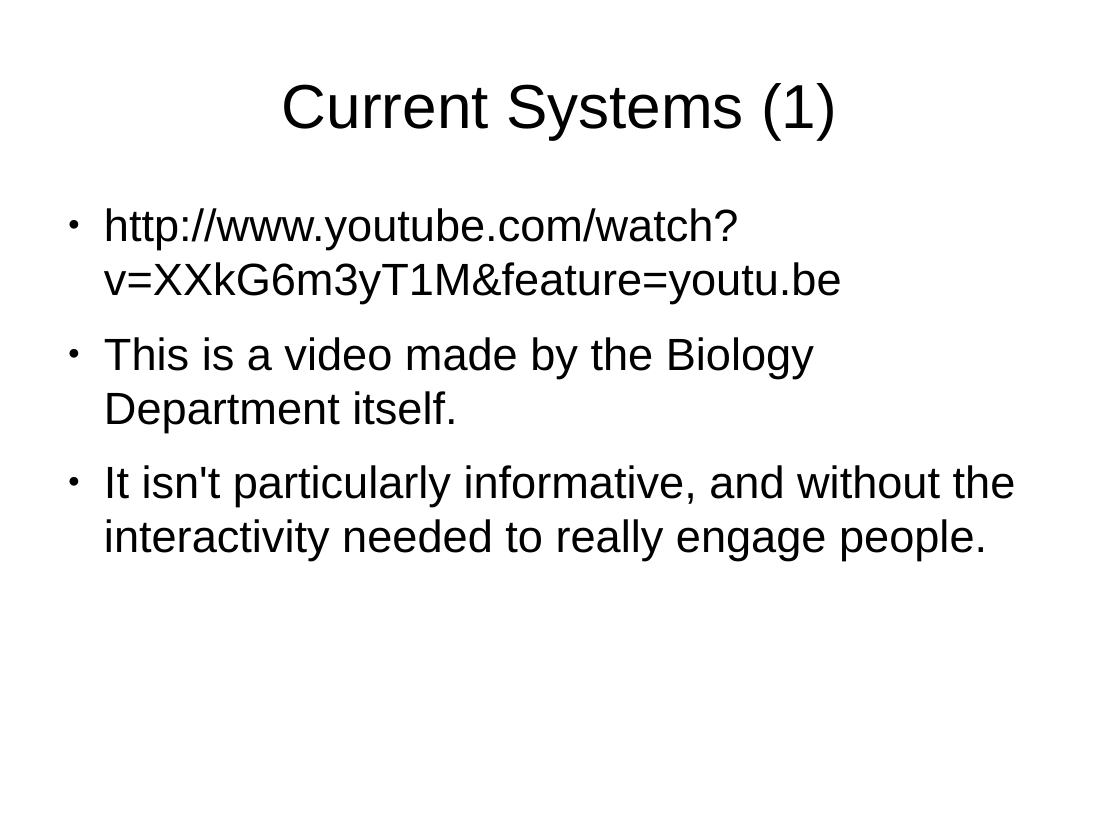
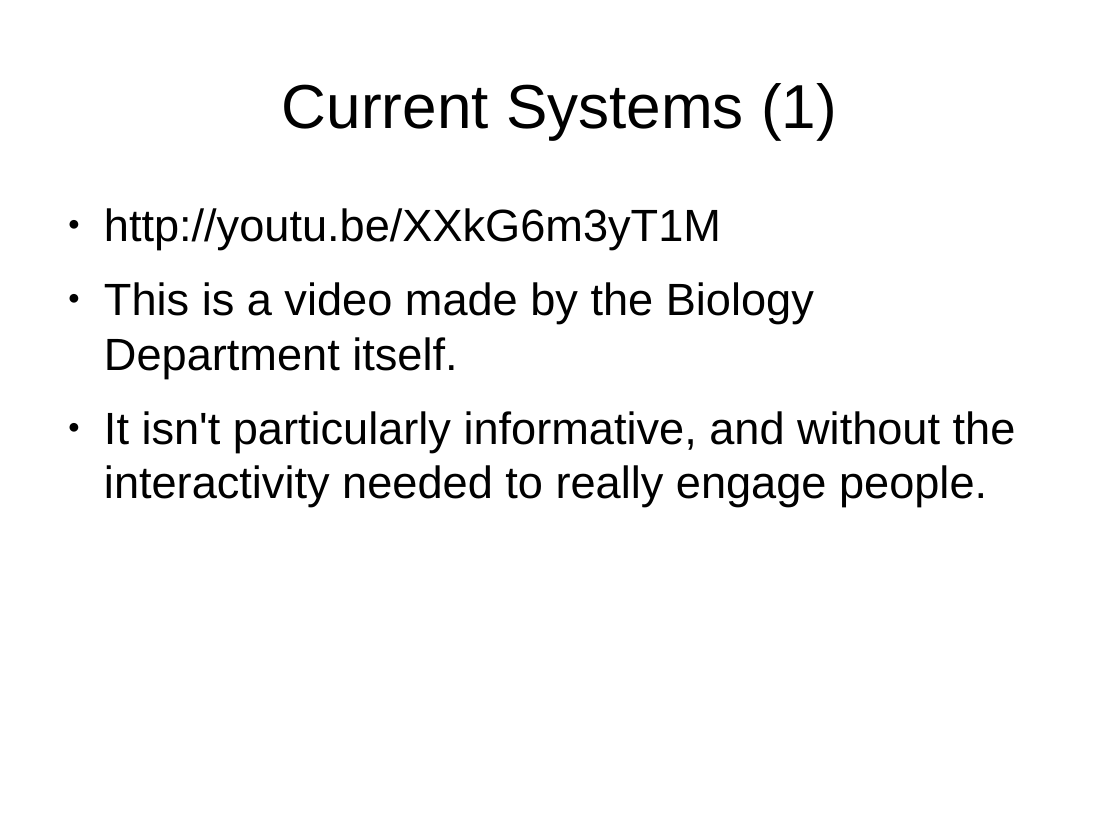
Before and after one commit to Dan-McElroy/Team-Project--Q, a slide deck: slide 9 of docs/progressPresentation/draft.odp (slide 8 before the commit). Drawn at 1120x840 pixels with LibreOffice and Linux fonts; fonts in the diff are those of the drawing. Boxes give left, top, right and bottom in pixels: in the first picture for what was removed or moved away, otherwise in the second. Text is boxed around its words. In the diff, an @@ line names an element or a change of style, - is before the commit and + after.

```diff
--- a/docs/progressPresentation/draft.odp
+++ b/docs/progressPresentation/draft.odp
@@ text at bbox=[104, 208, 721, 250]: text changed @@
-● http://www.youtube.com/watch?v=XXkG6m3yT1M&feature=youtu.be
+● http://youtu.be/XXkG6m3yT1M
```
Also in this commit, not shown: 4 other slides changed, 2 slides added, 1 slide removed, 8 other files.
